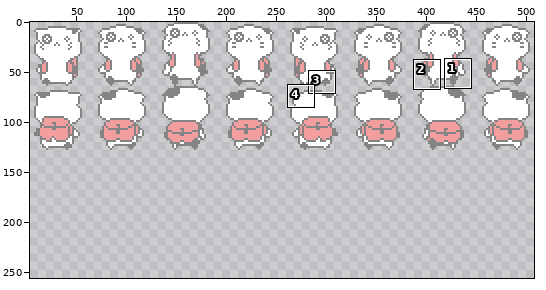
Sprite sheet, stored at assets/characters/player.png. Above, an overview of the earlier version with the close-up marked.
Close-up. Before the edit:
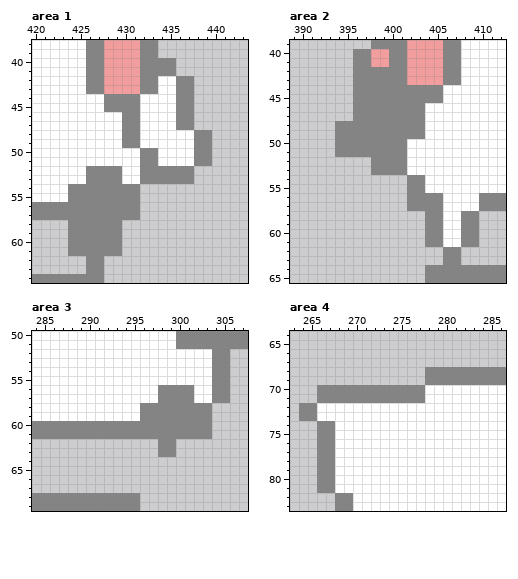
The file is 512x256 pixels. Shown: area 1: x 420..443, y 38..64; area 2: x 389..412, y 39..65; area 3: x 284..307, y 50..69; area 4: x 263..286, y 64..83. The wide view leaves out empty margins. The commit also changed other parts of the picture, which this record leaves out.
The same view after the edit:
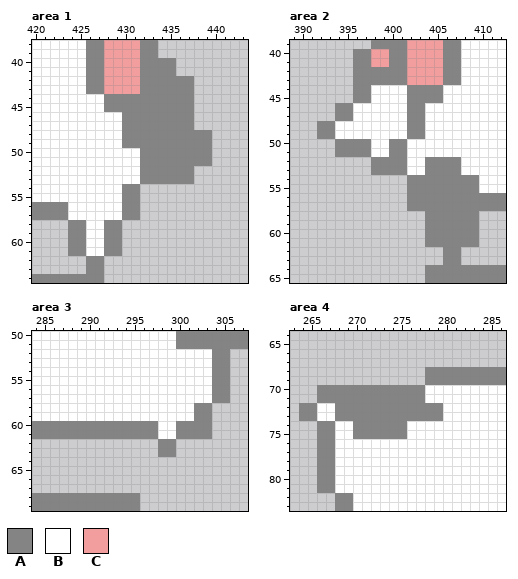
Palette (. is transparent): A #848484  B #ffffff  C #f39e9e
The edit:
--- area 1
@@ x 420..443 @@
 41 BBBBBBAACCCCAAAA........
-42 BBBBBBAACCCCAABBAA......
-43 BBBBBBAACCCCAABBAA......
-44 BBBBBBBBAAAABBBBAA......
-45 BBBBBBBBAAAABBBBAA......
-46 BBBBBBBBBBAABBBBAA......
-47 BBBBBBBBBBAABBBBAA......
-48 BBBBBBBBBBAABBBBBBAA....
-49 BBBBBBBBBBAABBBBBBAA....
-50 BBBBBBBBBBBBAABBBBAA....
-51 BBBBBBBBBBBBAABBBBAA....
-52 BBBBBBAAAABBAAAAAA......
-53 BBBBBBAAAABBAAAAAA......
-54 BBBBAAAAAAAA............
-55 BBBBAAAAAAAA............
-56 AAAAAAAAAAAA............
-57 AAAAAAAAAAAA............
-58 ....AAAAAA..............
-59 ....AAAAAA..............
-60 ....AAAAAA..............
-61 ....AAAAAA..............
+42 BBBBBBAACCCCAAAAAA......
+43 BBBBBBAACCCCAAAAAA......
+44 BBBBBBBBAAAAAAAAAA......
+45 BBBBBBBBAAAAAAAAAA......
+46 BBBBBBBBBBAAAAAAAA......
+47 BBBBBBBBBBAAAAAAAA......
+48 BBBBBBBBBBAAAAAAAAAA....
+49 BBBBBBBBBBAAAAAAAAAA....
+50 BBBBBBBBBBBBAAAAAAAA....
+51 BBBBBBBBBBBBAAAAAAAA....
+52 BBBBBBBBBBBBAAAAAA......
+53 BBBBBBBBBBBBAAAAAA......
+54 BBBBBBBBBBAA............
+55 BBBBBBBBBBAA............
+56 AAAABBBBBBAA............
+57 AAAABBBBBBAA............
+58 ....AABBAA..............
+59 ....AABBAA..............
+60 ....AABBAA..............
+61 ....AABBAA..............
 62 ......AA................
--- area 2
@@ x 389..412 @@
 43 .......AAAAAACCCCAABBBBB
-44 .......AAAAAAAAAABBBBBBB
-45 .......AAAAAAAAAABBBBBBB
-46 .......AAAAAAAABBBBBBBBB
-47 .......AAAAAAAABBBBBBBBB
-48 .....AAAAAAAAAABBBBBBBBB
-49 .....AAAAAAAAAABBBBBBBBB
-50 .....AAAAAAAABBBBBBBBBBB
-51 .....AAAAAAAABBBBBBBBBBB
-52 .........AAAABBBBBBBBBBB
-53 .........AAAABBBBBBBBBBB
-54 .............AABBBBBBBBB
-55 .............AABBBBBBBBB
-56 .............AAAABBBBAAA
-57 .............AAAABBBBAAA
-58 ...............AABBAA...
-59 ...............AABBAA...
-60 ...............AABBAA...
-61 ...............AABBAA...
+44 .......AABBBBAAAABBBBBBB
+45 .......AABBBBAAAABBBBBBB
+46 .....AABBBBBBAABBBBBBBBB
+47 .....AABBBBBBAABBBBBBBBB
+48 ...AABBBBBBBBAABBBBBBBBB
+49 ...AABBBBBBBBAABBBBBBBBB
+50 .....AAAABBAABBBBBBBBBBB
+51 .....AAAABBAABBBBBBBBBBB
+52 .........AAAABBAAAABBBBB
+53 .........AAAABBAAAABBBBB
+54 .............AAAAAAAABBB
+55 .............AAAAAAAABBB
+56 .............AAAAAAAAAAA
+57 .............AAAAAAAAAAA
+58 ...............AAAAAA...
+59 ...............AAAAAA...
+60 ...............AAAAAA...
+61 ...............AAAAAA...
 62 .................AA.....
--- area 3
@@ x 294..303 @@
 55 BBBBBBBBBB
-56 BBBBAAAABB
-57 BBBBAAAABB
-58 BBAAAAAAAA
-59 BBAAAAAAAA
-60 AAAAAAAAAA
-61 AAAAAAAAAA
+56 BBBBBBBBBB
+57 BBBBBBBBBB
+58 BBBBBBBBAA
+59 BBBBBBBBAA
+60 AAAABBAAAA
+61 AAAABBAAAA
 62 ....AA....
--- area 4
@@ x 266..281 @@
 71 AAAAAAAAAAAABBBB
-72 BBBBBBBBBBBBBBBB
-73 BBBBBBBBBBBBBBBB
-74 AABBBBBBBBBBBBBB
-75 AABBBBBBBBBBBBBB
+72 BBAAAAAAAAAAAABB
+73 BBAAAAAAAAAAAABB
+74 AABBAAAAAABBBBBB
+75 AABBAAAAAABBBBBB
 76 AABBBBBBBBBBBBBB
Changed places in both close-ups, as pixel boxes (x1, y1, x2, y2):
changed: (68, 76, 194, 256)
changed: (317, 85, 479, 247)
changed: (140, 385, 194, 439)
changed: (335, 403, 443, 439)
